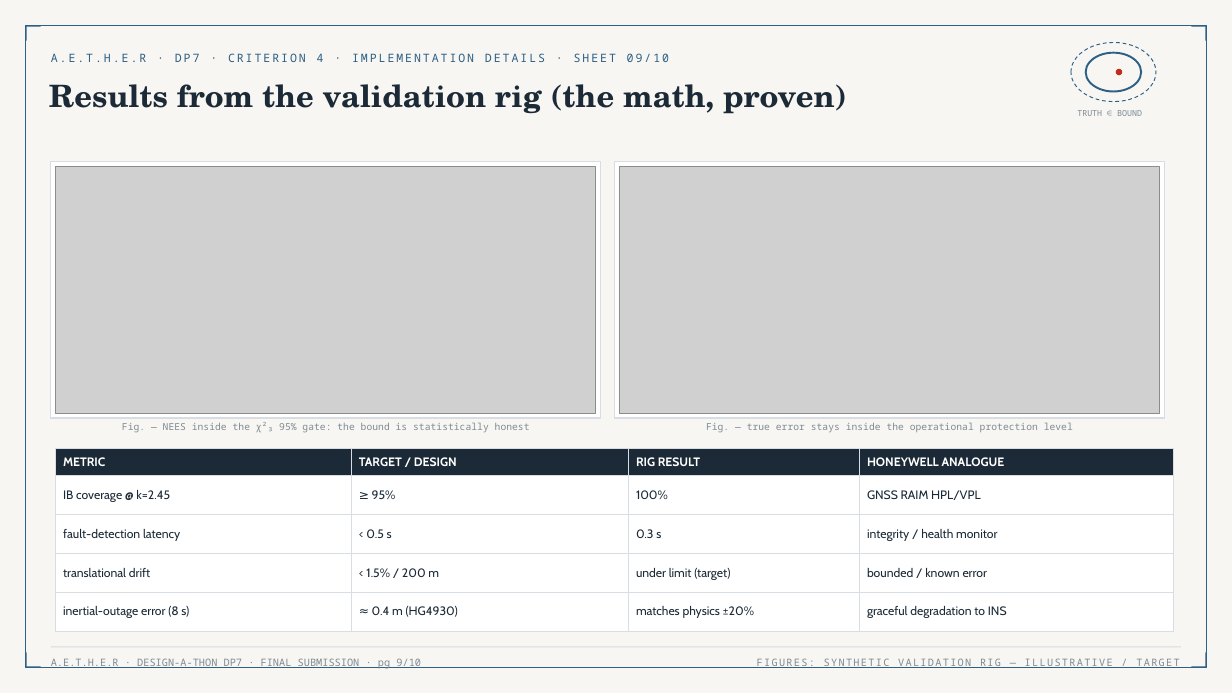
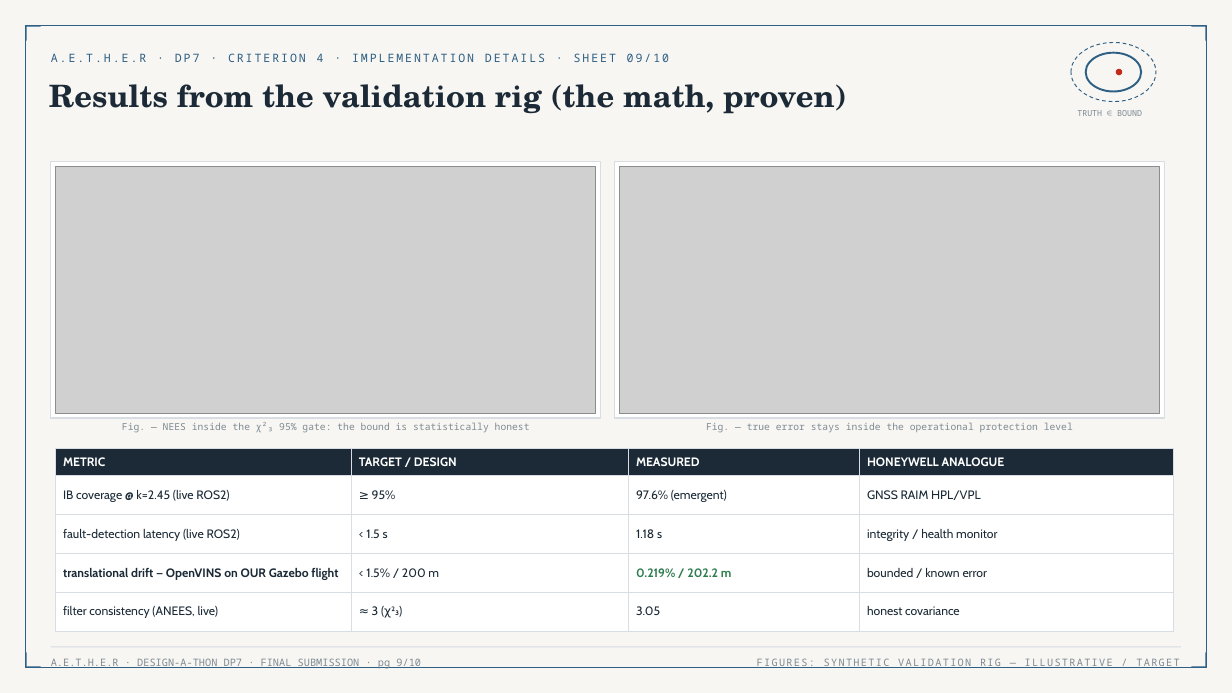
Before and after one commit to TheClazer/A.E.T.H.E.R, a slide deck: slide 9 of docs/AETHER_DesignAThon_Final.pptx. Drawn at 1232x693 pixels with LibreOffice and Linux fonts; fonts in the diff are those of the drawing; grey boxes stand for pictures. Boxes give left, top, right and bottom in pixels: in the first picture for what was removed or moved away, otherwise in the second. Text is boxed around its words. In the diff, an @@ line names an element or a change of style, - is before the commit and + after.

Commit message:
U3 complete: integrity layer verified on REAL OpenVINS output — IB coverage 97.2% (31k verdicts); measured docs/deck refresh
Same monitor/manager nodes as the live demo, remapped to the container's root-ns topics, recording a CSV verdict during golden-bag playback. Drift reproduced deterministically (0.219%/202.2 m). Deck sheet 8/9 now carry measured numbers; manual rewritten with all-tiers-measured status + three demo rungs; README verified-status table updated. Known cosmetic: nav-state feature thresholds need rescaling for ov points_msckf semantics (noted in results).

```diff
--- a/docs/AETHER_DesignAThon_Final.pptx
+++ b/docs/AETHER_DesignAThon_Final.pptx
@@ table at (x1=55, y1=448, x2=1174, y2=622) @@
-row 1, column 3: RIG RESULT
+row 1, column 3: MEASURED
-row 2, column 1: IB coverage @ k=2.45
+row 2, column 1: IB coverage @ k=2.45 (live ROS2)
-row 2, column 3: 100%
+row 2, column 3: 97.6% (emergent)
-row 3: fault-detection latency | < 0.5 s | 0.3 s | integrity / health monitor
+row 3: fault-detection latency (live ROS2) | < 1.5 s | 1.18 s | integrity / health monitor
-row 4, column 1: translational drift
+row 4, column 1: translational drift — OpenVINS on OUR Gazebo flight
-row 4, column 3: under limit (target)
+row 4, column 3: 0.219% / 202.2 m
-row 5: inertial-outage error (8 s) | ≈ 0.4 m (HG4930) | matches physics ±20% | graceful degradation to INS
+row 5: filter consistency (ANEES, live) | ≈ 3 (χ²₃) | 3.05 | honest covariance
```
Also in this commit, not shown: 1 other slide changed, 11 other files.
